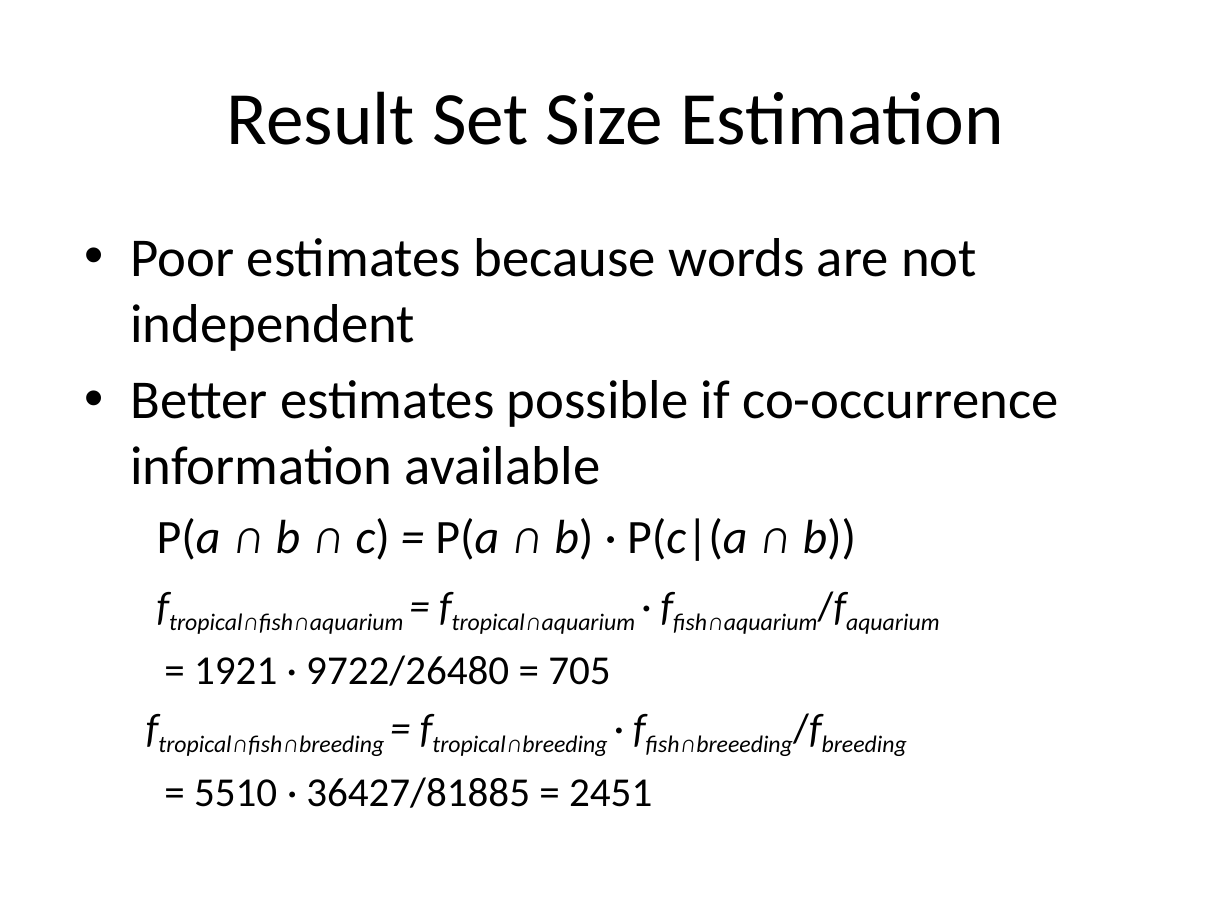
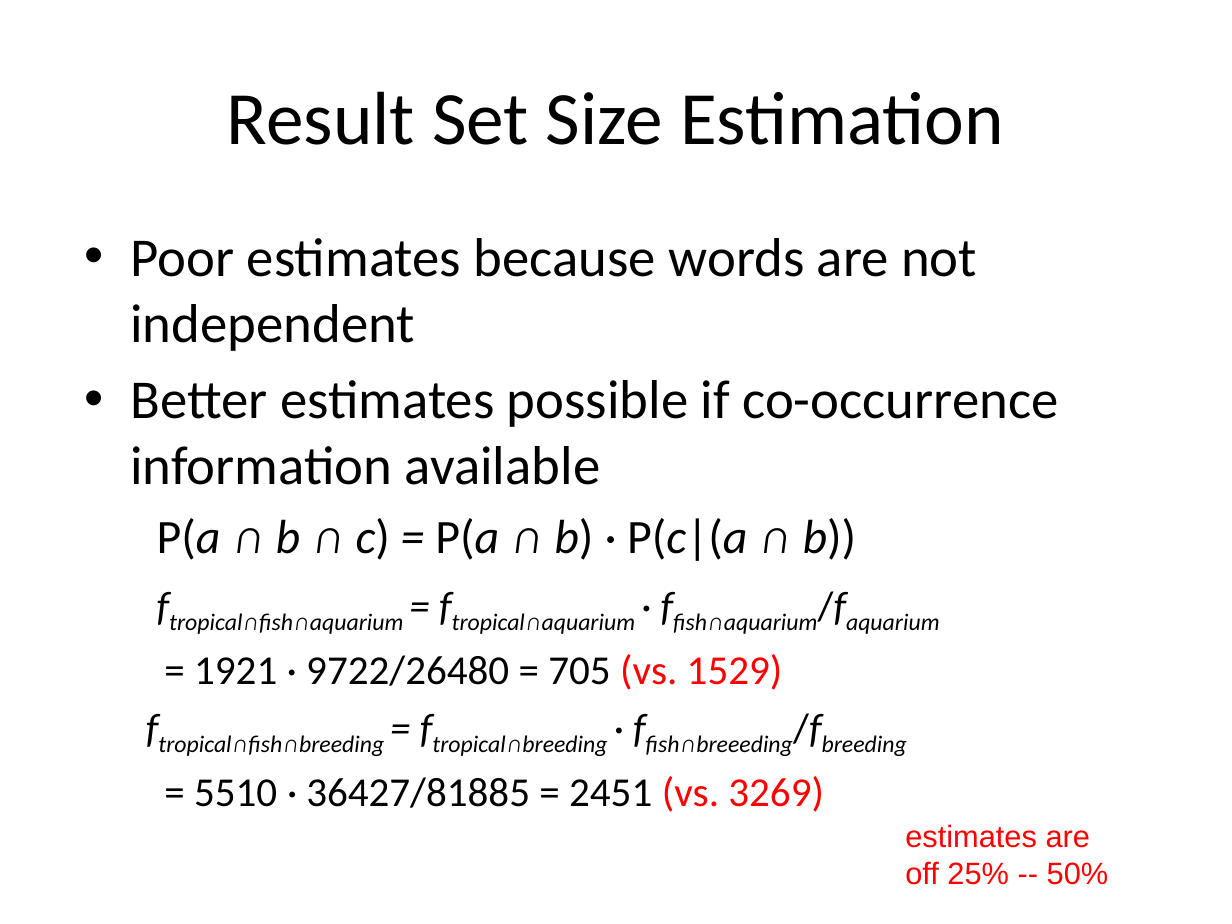
Before and after one commit to phvargas/cs834-f16, a slide deck: slide 22 of slides/chap4-mln.pptx. Drawn at 1232x924 pixels with LibreOffice and Linux fonts; fonts in the diff are those of the drawing. Boxes give left, top, right and bottom in pixels: in the first picture for what was removed or moved away, otherwise in the second. Text is boxed around its words. In the diff, an @@ line names an element or a change of style, - is before the commit and + after.

```diff
--- a/slides/chap4-mln.pptx
+++ b/slides/chap4-mln.pptx
@@ text at <box>194,654,783,690</box>: text changed @@
-  = 1921 · 9722/26480 = 705
+  = 1921 · 9722/26480 = 705 (vs. 1529)
@@ text at <box>194,776,824,812</box>: text changed @@
-  = 5510 · 36427/81885 = 2451
+  = 5510 · 36427/81885 = 2451 (vs. 3269)
@@ text added at <box>905,824,1109,885</box>, 18 pt, text #FF0000 @@
+estimates are
+off 25% -- 50%
```
Also in this commit, not shown: 8 other slides changed.
